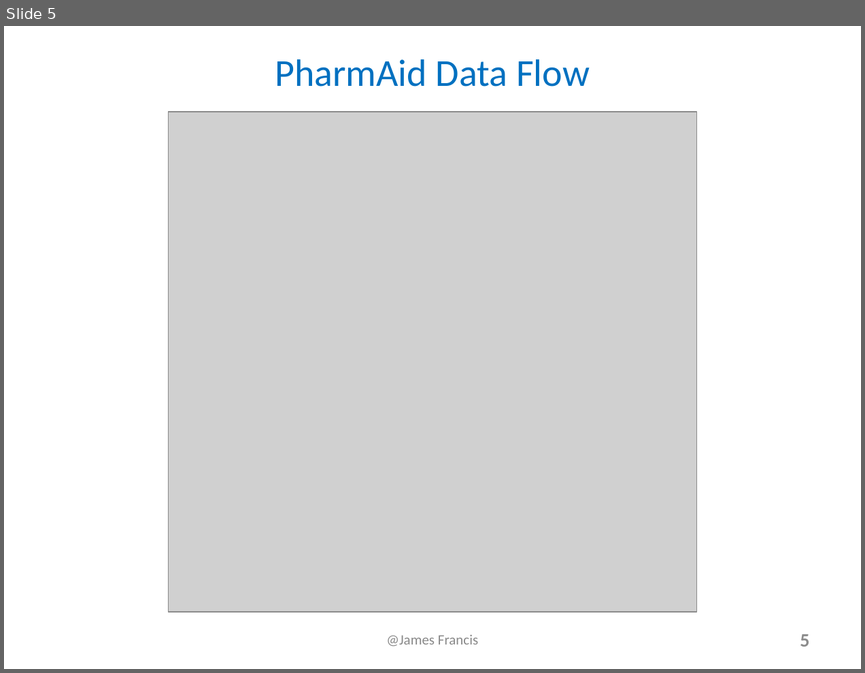
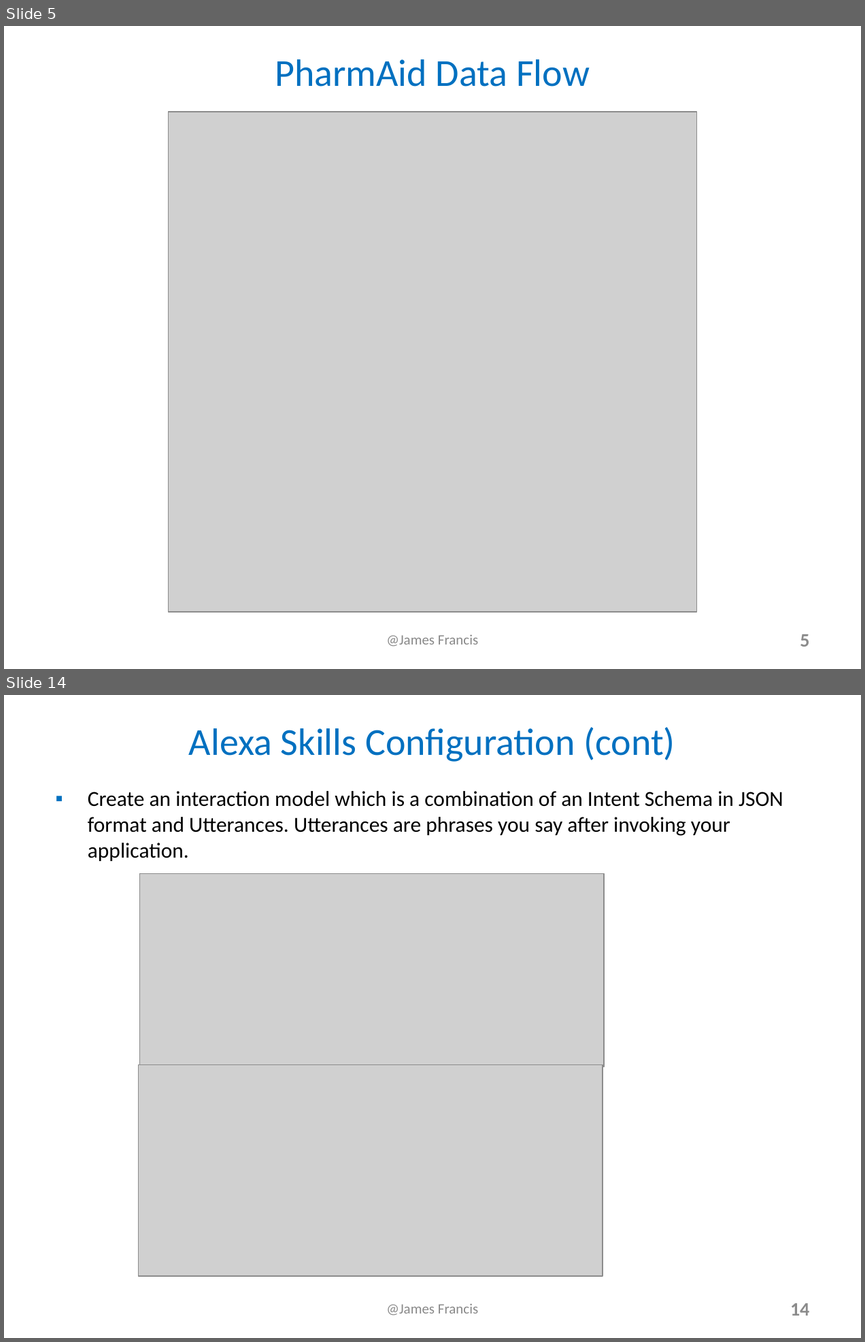
Before and after one commit to james-francis/DeepAzure-FinalProject, a slide deck: Alexa_JamesFrancis_Presentation.pptx. Shown one above the other, each under a label of ours: slide 5 before the commit, slides 5 and 14 after it; the slides between them are not shown. The pictures are 865x673 and 865x1342 pixels, drawn with LibreOffice and Linux fonts; fonts in the diff are those of the drawing; grey boxes stand for pictures. Boxes give left, top, right and bottom in pixels: in the first picture for what was removed or moved away, otherwise in the second. Text is boxed around its words. In the diff, an @@ line names an element or a change of style, - is before the commit and + after.

```diff
--- a/Alexa_JamesFrancis_Presentation.pptx
+++ b/Alexa_JamesFrancis_Presentation.pptx
@@ slide 14 added at <box>4,695,861,1338</box>, background #FFFFFF @@
@@ title added at <box>189,727,675,762</box>, 32 pt, text #0070C0 @@
+Alexa Skills Configuration (cont)
@@ text added at <box>88,791,783,861</box>, 18 pt, text #000000 @@
+▪ Create an interaction model which is a combination of an Intent Schema in JSON format and Utterances. Utterances are phrases you say after invoking your application.
@@ picture added at <box>139,873,604,1067</box> @@
@@ picture added at <box>139,1065,603,1276</box> @@
@@ text added at <box>386,1303,478,1315</box>, 12 pt, text #898989 @@
+@James Francis
@@ page number added at <box>790,1303,809,1315</box>, 16 pt, text #8C8C8C, bold @@
+14
```
Also in this commit, not shown: 3 slides changed, 13 other slides added, 1 other file.
